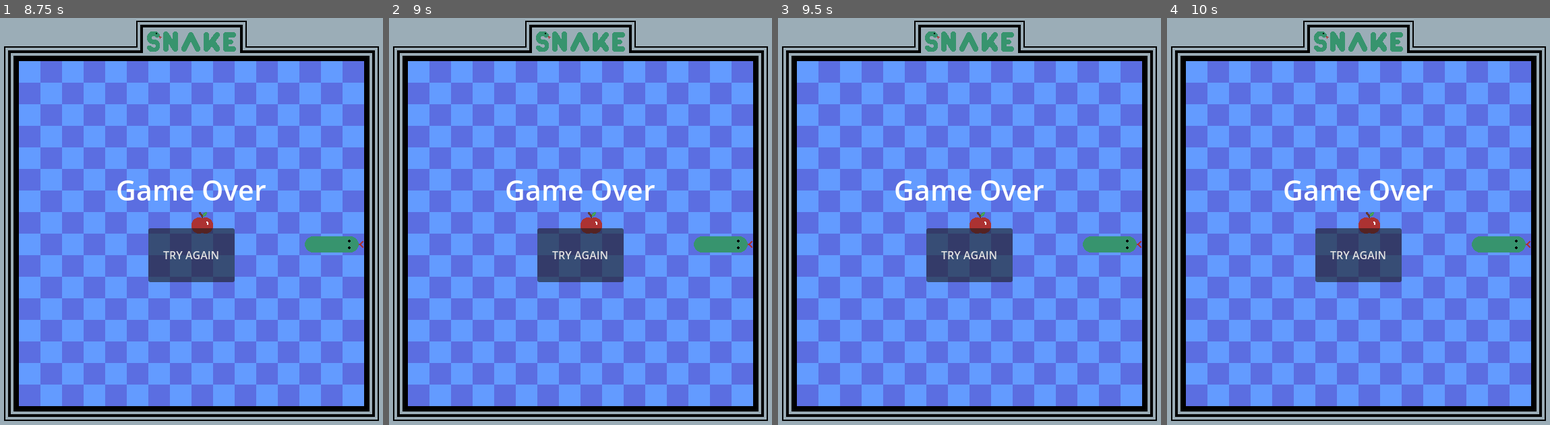
Above: before the commit, frames 1-4 (left to right).
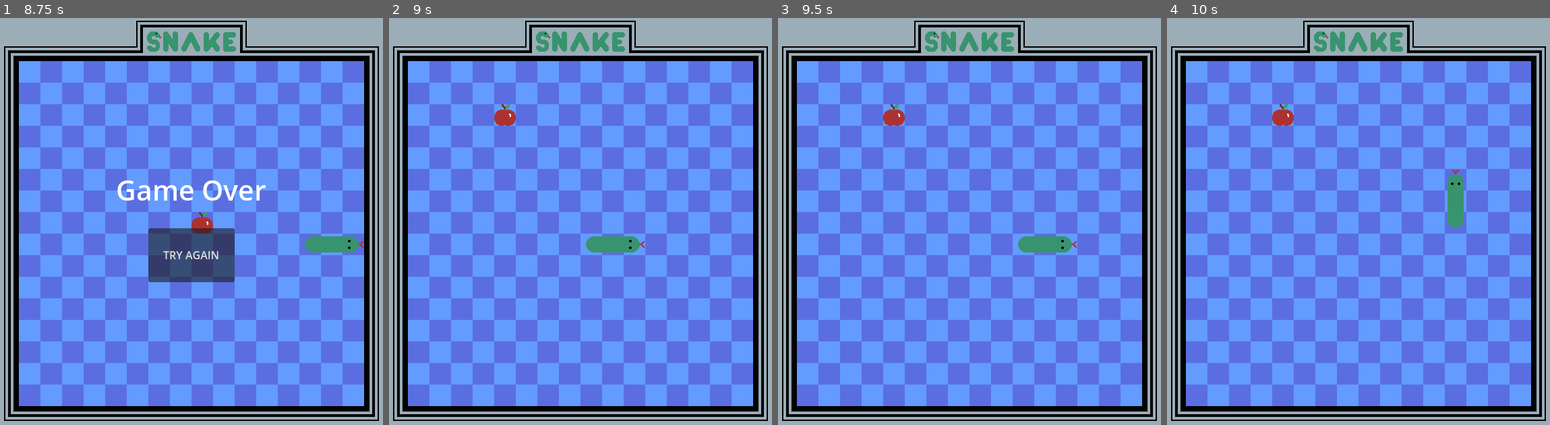
Above: after the commit, the same moments.

Repository: conor-wilson/snake
Game: Godot game, scene res://scenes/main.tscn
The game is run twice, just before and just after one commit, with the same random seed, the same clock (stepped at 60 frames per second) and the same inputs.
Inputs:
- Up to frame 1 (8.75 s): click "START GAME" at 0.5 s; hold Right (move_right) 1.28-2 s; click "TRY AGAIN" at 2 s; hold Down (move_down) 2.78-3.53 s; hold Right (move_right) 3.53-4.28 s; hold Up (move_up) 4.28-5 s; click "TRY AGAIN" at 5 s; hold Left (move_left) 5.78-6.5 s; click "TRY AGAIN" at 6.5 s; hold Left (move_left) 7.28-8.03 s; hold Down (move_down) from 8.03 s (still down)
- Up to frame 2 (9 s): tap Enter at 8.75 s; release Down (move_down) at 8.78 s; hold Right (move_right) from 8.78 s (still down)
- Up to frame 3 (9.5 s): keep holding Right (move_right)
- Up to frame 4 (10 s): release Right (move_right) at 9.53 s; hold Up (move_up) from 9.53 s (still down)

Frame 1 is identical in both runs. In frame 2, 4.8% of the frame differs, in the area x 27-95%, y 21-65%; in frame 3, 5.1%; in frame 4, 5.1%.

Commit message:
Added start game keyboard shortcut to menus

Diff:
--- a/project.godot
+++ b/project.godot
@@ -48,3 +48,8 @@
 "events": [Object(InputEventKey,"resource_local_to_scene":false,"resource_name":"","device":-1,"window_id":0,"alt_press …(182 unchanged characters)…
 ]
 }
+start_game={
+"deadzone": 0.5,
+"events": [Object(InputEventKey,"resource_local_to_scene":false,"resource_name":"","device":-1,"window_id":0,"alt_pressed":false,"shift_pressed":false,"ctrl_pressed":false,"meta_pressed":false,"pressed":false,"keycode":0,"physical_keycode":4194309,"key_label":0,"unicode":0,"echo":false,"script":null)
+]
+}
--- a/scenes/hud.tscn
+++ b/scenes/hud.tscn
@@ -1,9 +1,15 @@
-[gd_scene load_steps=3 format=3 uid="uid://bgqiilqhmsujn"]
+[gd_scene load_steps=5 format=3 uid="uid://bgqiilqhmsujn"]
 
 [ext_resource type="Script" path="res://scenes/HUD.gd" id="1_qdk3y"]
 
 [sub_resource type="LabelSettings" id="LabelSettings_ylqtf"]
 font_size = 41
+
+[sub_resource type="InputEventAction" id="InputEventAction_khdbe"]
+action = &"start_game"
+
+[sub_resource type="Shortcut" id="Shortcut_lfh5n"]
+events = [SubResource("InputEventAction_khdbe")]
 
 [node name="HUD" type="CanvasLayer"]
 script = ExtResource("1_qdk3y")
@@ -25,6 +31,7 @@
 offset_right = 384.0
 offset_bottom = 392.0
 size_flags_horizontal = 4
+shortcut = SubResource("Shortcut_lfh5n")
 text = "START GAME"
 
 [connection signal="pressed" from="StartButton" to="." method="_on_start_button_pressed"]
